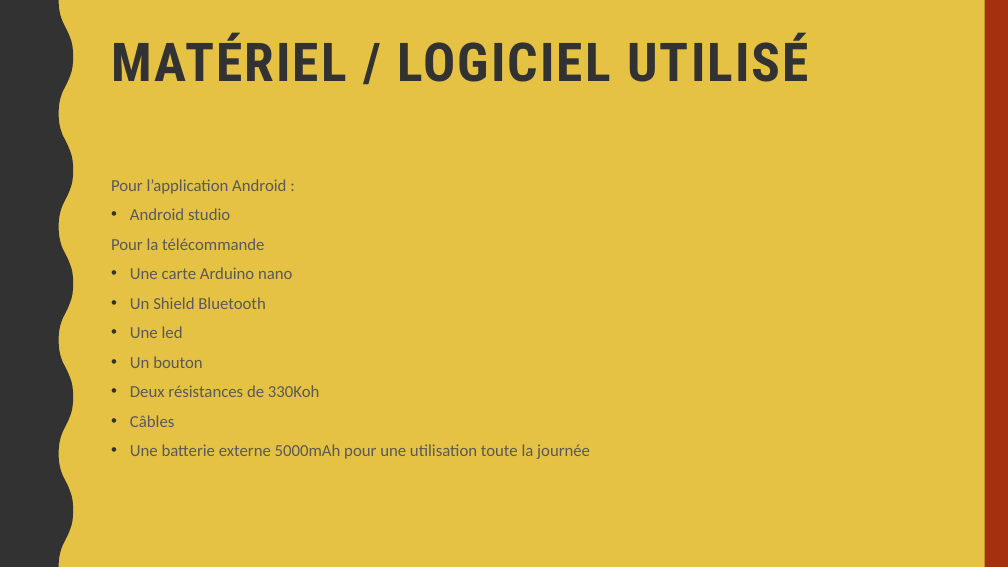
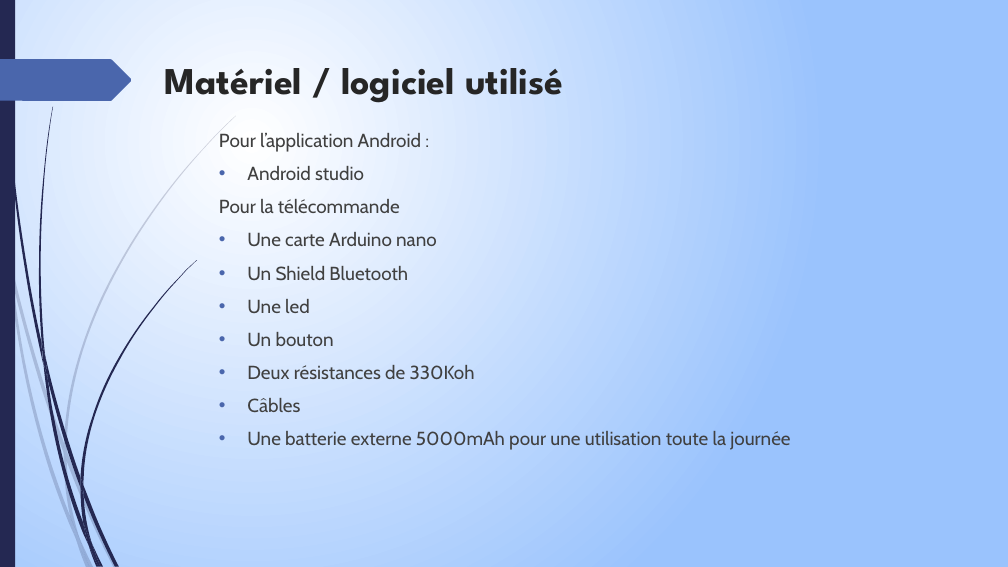
Before and after one commit to PandaPoPy/arduino_thinkcode, a slide deck: slide 3 of cours/Irondelle.pptx. Drawn at 1008x567 pixels with LibreOffice and Linux fonts; fonts in the diff are those of the drawing. Boxes give left, top, right and bottom in pixels: in the first picture for what was removed or moved away, otherwise in the second. Text is boxed around its words. In the diff, an @@ line names an element or a change of style, - is before the commit and + after.

```diff
--- a/cours/Irondelle.pptx
+++ b/cours/Irondelle.pptx
@@ background #E5C243 to gradient #FFFFFF to #9BC3FE @@
@@ freeform shape removed at bbox=[0, 0, 73, 567] @@
@@ rectangle added at bbox=[0, 0, 15, 567], fill #242852 @@
@@ rectangle removed at bbox=[985, 0, 1008, 567] @@
@@ freeform shape added at bbox=[0, 59, 132, 101], fill #4A66AC @@
@@ title at bbox=[165, 68, 563, 103]: text changed; size 51 to 36 pt; font Roboto Condensed to League Spartan; text colour #323232 to #262626 @@
-MATÉRIEL / LOGICIEL UTILISÉ
+Matériel / logiciel utilisé
@@ text "Pour l’application Android :": place and size @@
-text "Pour l’application Android :" at bbox=[111, 179, 590, 459]
+text "Pour l’application Android :" at bbox=[219, 133, 790, 450]
@@ text "Pour l’application Android :" at bbox=[219, 133, 790, 450]: size 16 to 18 pt, font Calibri to Cabin, text colour #595959 to #404040; line spacing 1.1 to 1; more space between paragraphs; indent changed; bullet colour #323232 to #4A66AC @@
@@ group added at bbox=[0, 116, 236, 567]: 10 freeform shapes @@
@@ group added at bbox=[2, 0, 197, 567]: 12 freeform shapes @@
```
Also in this commit, not shown: 12 other slides changed.
